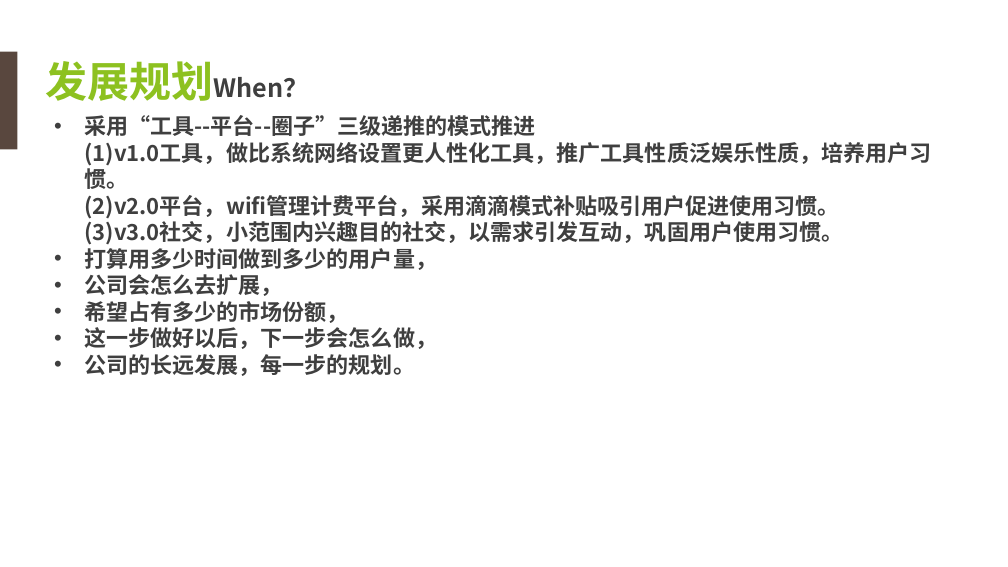
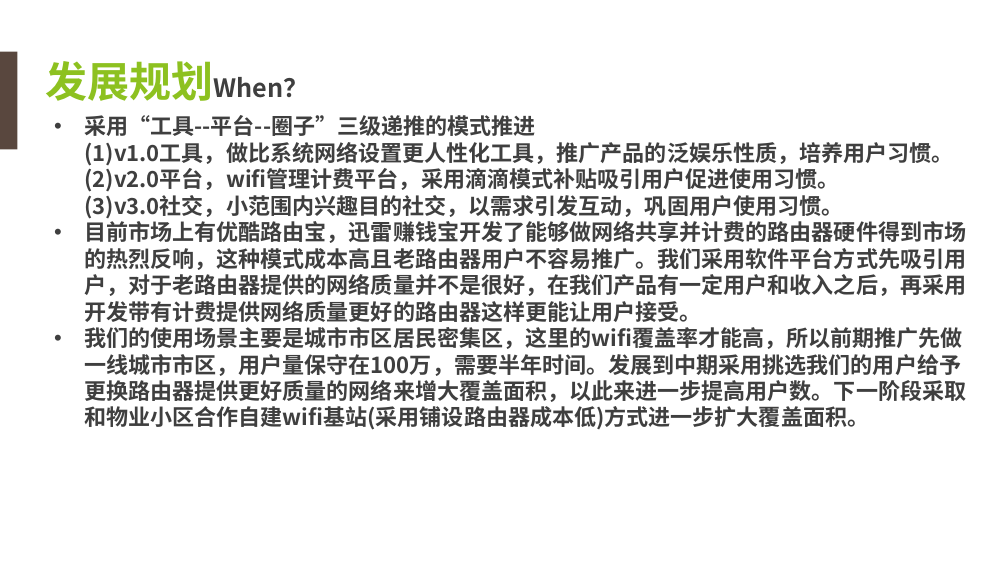
Before and after one commit to chenhening/wifiworld, a slide deck: slide 10 of doc/anynet_bp.ppt. Drawn at 1008x567 pixels with LibreOffice and Linux fonts; fonts in the diff are those of the drawing; background and template pictures are left out. Boxes give left, top, right and bottom in pixels: in the first picture for what was removed or moved away, otherwise in the second. Text is boxed around its words. In the diff, an @@ line names an element or a change of style, - is before the commit and + after.

```diff
--- a/doc/anynet_bp.ppt
+++ b/doc/anynet_bp.ppt
@@ text at <box>84,142,953,166</box>: text changed @@
-(1)v1.0工具，做比系统网络设置更人性化工具，推广工具性质泛娱乐性质，培养用户习惯。
+(1)v1.0工具，做比系统网络设置更人性化工具，推广产品的泛娱乐性质，培养用户习惯。
@@ text at <box>84,218,966,430</box>: text changed @@
-• 打算用多少时间做到多少的用户量，
-• 公司会怎么去扩展，
-• 希望占有多少的市场份额，
-• 这一步做好以后，下一步会怎么做，
-• 公司的长远发展，每一步的规划。
+• 目前市场上有优酷路由宝，迅雷赚钱宝开发了能够做网络共享并计费的路由器硬件得到市场的热烈反响，这种模式成本高且老路由器用户不容易推广。我们采用软件平台方式先吸引用户，对于老路由器提供的网络质量并不是很好，在我们产品有一定用户和收入之后，再采用开发带有计费提供网络质量更好的路由器这样更能让用户接受。
+• 我们的使用场景主要是城市市区居民密集区，这里的wifi覆盖率才能高，所以前期推广先做一线城市市区，用户量保守在100万，需要半年时间。发展到中期采用挑选我们的用户给予更换路由器提供更好质量的网络来增大覆盖面积，以此来进一步提高用户数。下一阶段采取和物业小区合作自建wifi基站(采用铺设路由器成本低)方式进一步扩大覆盖面积。
```
Also in this commit, not shown: 1 other file.
